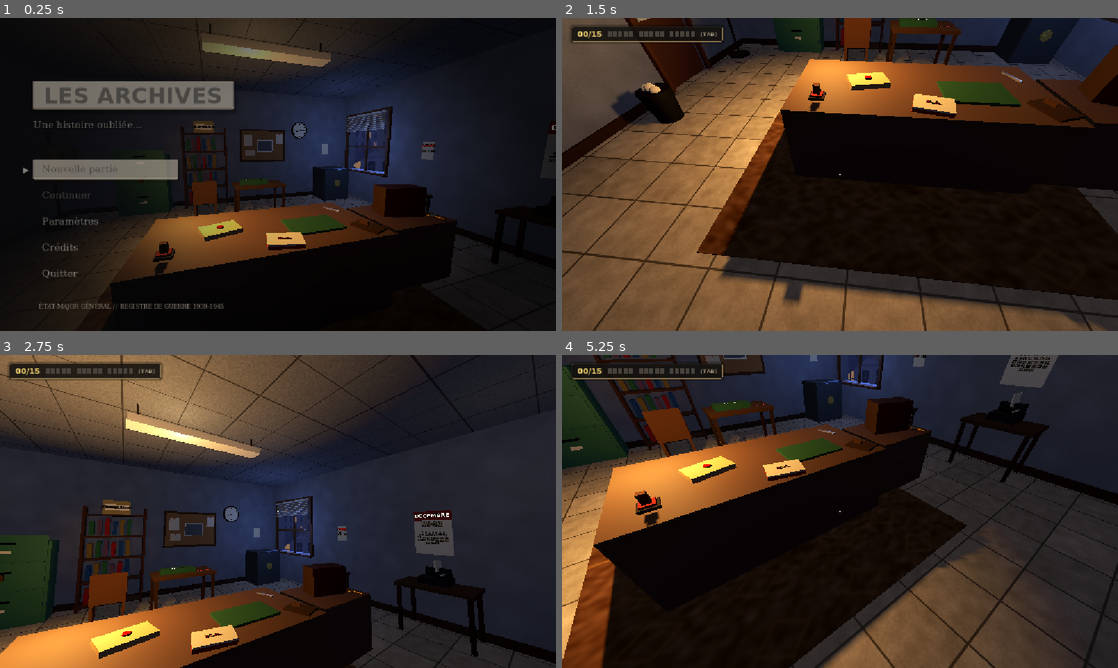
Above: before the commit, frames 1-4 (two rows, left to right).
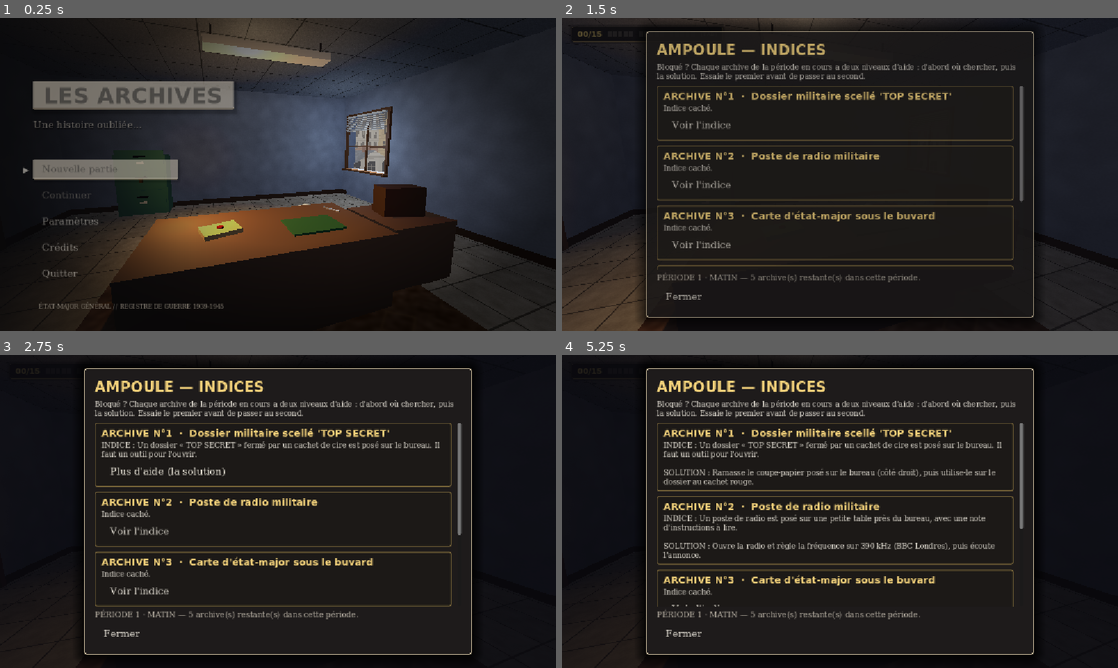
Above: after the commit, the same moments.

Repository: NexorrDev/Godot-WW2
Game: Godot game, scene res://scenes/main_game.tscn
Two runs of this game, one before a commit and one after it. Both use one fixed random seed, a clock stepped at 60 frames per second and the inputs below.
Inputs (mouse positions are in pixels of both pictures, inside the frame that each line leads up to):
- Up to frame 1 (0.25 s): no input
- Up to frame 2 (1.5 s): click "Nouvelle partie" at 0.5 s; click (589, 302) at 1.27 s
- Up to frame 3 (2.75 s): click (172, 461) at 2 s, where only the run after the commit has a clickable "Voir l'indice"
- Up to frame 4 (5.25 s): click (734, 470) at 2.75 s, where only the run after the commit has a clickable "Plus d'aide (la solution)"; click (734, 536) at 3.5 s, where only the run after the commit has a clickable "Voir l'indice"; click (734, 545) at 4.25 s, where only the run after the commit has a clickable "Plus d'aide (la solution)"; click (734, 608) at 5 s, where only the run after the commit has a clickable "Voir l'indice"

The runs differ from the first frame. In frame 1, 25% of the frame differs, in the area x 25-100%, y 8-86%; in frame 2, 62%, in the area x 0-100%, y 0-100%; in frame 3, 54%; in frame 4, 51%.

Commit message:
Fil narratif par periodes (1-5, 6-10, 11-15), ambiances matin/midi/soir, ampoule d'indices (touche H)
Co-Authored-By: Claude Sonnet 5.5 <noreply@anthropic.com>
Claude-Session: https://claude.ai/code/session_019jx8jc2EtZW8BPq9GZRgmx

Diff:
--- a/ww-2-archives-game/scenes/main_game.tscn
+++ b/ww-2-archives-game/scenes/main_game.tscn
@@ -29,6 +29,8 @@
 [ext_resource type="Script" path="res://scripts/ending_screen.gd" id="36_ending"]
 [ext_resource type="Script" path="res://scripts/coin_periode2.gd" id="37_coin2"]
 [ext_resource type="Script" path="res://scripts/coin_periode3.gd" id="38_coin3"]
+[ext_resource type="Script" path="res://scripts/enigmas/enigma_hint.gd" id="39_hint"]
+[ext_resource type="Script" path="res://scripts/hint_bulb.gd" id="40_bulb"]
 [ext_resource type="PackedScene" path="res://scenes/carnet_archives.tscn" id="8_carnet"]
 [ext_resource type="Script" path="res://scripts/radio_item.gd" id="9_radio_item"]
 [ext_resource type="PackedScene" path="res://scenes/enigmas/enigma_radio.tscn" id="10_enigma_radio"]
@@ -292,6 +294,12 @@
 [node name="EndingScreen" type="CanvasLayer" parent="."]
 script = ExtResource("36_ending")
 
+[node name="EnigmaHint" type="CanvasLayer" parent="."]
+script = ExtResource("39_hint")
+
+[node name="HintBulb" type="CanvasLayer" parent="."]
+script = ExtResource("40_bulb")
+
 [node name="EnigmaCarte" type="CanvasLayer" parent="."]
 script = ExtResource("17_enigma_carte")
 
--- a/ww-2-archives-game/scripts/coin_machine.gd
+++ b/ww-2-archives-game/scripts/coin_machine.gd
@@ -31,6 +31,10 @@
 	return l
 
 func _ready() -> void:
+	_build()
+	PeriodGate.bind(self, 2)
+
+func _build() -> void:
 	if get_child_count() > 0:
 		return
 	# Petite table (le mur est est à x = +3,6 : la pièce est à -x, donc l'avant regarde -x)
--- a/ww-2-archives-game/scripts/coin_midway.gd
+++ b/ww-2-archives-game/scripts/coin_midway.gd
@@ -16,6 +16,10 @@
 	return m
 
 func _ready() -> void:
+	_build()
+	PeriodGate.bind(self, 2)
+
+func _build() -> void:
 	if get_child_count() > 0:
 		return
 	# --- Tableau en liège, mur nord (z = -3,3), face vers +z ---
--- a/ww-2-archives-game/scripts/coin_periode2.gd
+++ b/ww-2-archives-game/scripts/coin_periode2.gd
@@ -5,6 +5,10 @@
 ## (Stalingrad), boîte « Méditerranée » en haut de l'étagère + chaise (Sicile). Placeholders pour Louka.
 
 func _ready() -> void:
+	_build()
+	PeriodGate.bind(self, 2)
+
+func _build() -> void:
 	if get_child_count() > 0:
 		return
 	_build_boussole()
--- a/ww-2-archives-game/scripts/coin_periode3.gd
+++ b/ww-2-archives-game/scripts/coin_periode3.gd
@@ -10,6 +10,10 @@
 var dossier_noir: StaticBody3D
 
 func _ready() -> void:
+	_build()
+	PeriodGate.bind(self, 3)
+
+func _build() -> void:
 	if get_child_count() > 0:
 		return
 	_build_tableau_normandie()
--- /dev/null
+++ b/ww-2-archives-game/scripts/enigmas/enigma_hint.gd
@@ -0,0 +1,99 @@
+extends OverlayBase
+
+## Panneau d'indices (ampoule) : une carte par date de la période en cours pas encore trouvée.
+## Chaque carte donne d'abord un indice sur où chercher, puis (à la demande) la solution.
+
+var levels := {}      # date_id -> 0 (rien) / 1 (où chercher) / 2 (solution)
+var list: VBoxContainer
+var scroll: ScrollContainer
+
+func _init() -> void:
+	super("hint_panel", "AMPOULE — INDICES")
+	_min_width = 760.0
+
+func _build_content() -> void:
+	vb.add_child(hint("Bloqué ? Chaque archive de la période en cours a deux niveaux d'aide : d'abord où chercher, puis la solution. Essaie le premier avant de passer au second."))
+	scroll = ScrollContainer.new()
+	scroll.custom_minimum_size = Vector2(760, 380)
+	scroll.horizontal_scroll_mode = ScrollContainer.SCROLL_MODE_DISABLED
+	vb.add_child(scroll)
+	list = VBoxContainer.new()
+	list.add_theme_constant_override("separation", 10)
+	list.custom_minimum_size = Vector2(740, 0)
+	scroll.add_child(list)
+
+func _on_open() -> void:
+	_rebuild()
+
+func open_hints() -> void:
+	open_overlay()
+
+func _rebuild() -> void:
+	for c in list.get_children():
+		list.remove_child(c)
+		c.queue_free()
+	var period: int = GameManager.current_period
+	var shown := 0
+	for id in HistoricalData.DATES.keys():
+		var info: Dictionary = HistoricalData.get_date_info(id)
+		if info.get("period", 0) != period or GameManager.is_date_unlocked(id):
+			continue
+		shown += 1
+		list.add_child(_card(id, info))
+	if shown == 0:
+		var l := hint("Toutes les archives de cette période sont trouvées. Bravo !")
+		list.add_child(l)
+	var names := {1: "PÉRIODE 1 · MATIN", 2: "PÉRIODE 2 · MIDI", 3: "PÉRIODE 3 · SOIR"}
+	say("%s — %d archive(s) restante(s) dans cette période." % [names.get(period, ""), shown])
+
+func _card(id: String, info: Dictionary) -> Control:
+	var pc := PanelContainer.new()
+	var sb := StyleBoxFlat.new()
+	sb.bg_color = Color(0.11, 0.10, 0.09, 0.95)
+	sb.border_color = Color(0.55, 0.46, 0.25, 0.8)
+	sb.set_border_width_all(2)
+	sb.set_corner_radius_all(4)
+	sb.content_margin_left = 14
+	sb.content_margin_right = 14
+	sb.content_margin_top = 10
+	sb.content_margin_bottom = 10
+	pc.add_theme_stylebox_override("panel", sb)
+	var v := VBoxContainer.new()
+	v.add_theme_constant_override("separation", 6)
+	pc.add_child(v)
+	var idx := HistoricalData.DATES.keys().find(id) + 1
+	var t := Label.new()
+	t.text = "ARCHIVE N°%d  ·  %s" % [idx, info.get("object_name", "")]
+	t.add_theme_font_override("font", UIStyle.font_title())
+	t.add_theme_font_size_override("font_size", 20)
+	t.add_theme_color_override("font_color", UIStyle.GOLD)
+	v.add_child(t)
+	var body := Label.new()
+	body.add_theme_font_override("font", UIStyle.font_mono())
+	body.add_theme_font_size_override("font_size", 15)
+	body.add_theme_color_override("font_color", UIStyle.TEXT)
+	body.autowrap_mode = TextServer.AUTOWRAP_WORD_SMART
+	body.custom_minimum_size = Vector2(700, 0)
+	v.add_child(body)
+	var btn := UIStyle.make_menu_button("Voir l'indice")
+	v.add_child(btn)
+	var refresh := func():
+		var lv: int = levels.get(id, 0)
+		var hs: Array = HintData.HINTS.get(id, ["", ""])
+		if lv == 0:
+			body.text = "Indice caché."
+			btn.text = "Voir l'indice"
+			btn.visible = true
+		elif lv == 1:
+			body.text = "INDICE : " + hs[0]
+			btn.text = "Plus d'aide (la solution)"
+			btn.visible = true
+		else:
+			body.text = "INDICE : " + hs[0] + "\n\nSOLUTION : " + hs[1]
+			btn.visible = false
+	btn.pressed.connect(func():
+		levels[id] = mini(levels.get(id, 0) + 1, 2)
+		Sfx.play("click", -6.0)
+		refresh.call())
+	refresh.call()
+	return pc
--- /dev/null
+++ b/ww-2-archives-game/scripts/hint_bulb.gd
@@ -0,0 +1,79 @@
+extends CanvasLayer
+class_name HintBulb
+
+## Icône d'ampoule en bas à gauche (touche H sur PC) : ouvre le panneau d'indices.
+## Elle se met à pulser doucement si rien n'a été trouvé depuis un moment (joueur bloqué).
+
+const IDLE_BEFORE_PULSE := 90.0
+
+var btn: Button
+var icon: Control
+var idle := 0.0
+var t := 0.0
+
+func _ready() -> void:
+	layer = 15
+	process_mode = Node.PROCESS_MODE_ALWAYS
+	btn = Button.new()
+	btn.flat = true
+	btn.focus_mode = Control.FOCUS_NONE
+	btn.anchor_top = 1.0
+	btn.anchor_bottom = 1.0
+	btn.offset_left = 22
+	btn.offset_right = 22 + 78
+	btn.offset_top = -22 - 78
+	btn.offset_bottom = -22
+	btn.tooltip_text = "Indices (H)"
+	btn.add_to_group("touch_block")
+	btn.pressed.connect(_open)
+	add_child(btn)
+	icon = Control.new()
+	icon.mouse_filter = Control.MOUSE_FILTER_IGNORE
+	icon.set_anchors_preset(Control.PRESET_FULL_RECT)
+	icon.draw.connect(_draw_icon)
+	btn.add_child(icon)
+	GameManager.date_unlocked.connect(func(_i, _d): idle = 0.0)
+	visible = false
+
+func _player() -> Node:
+	var p := get_tree().get_nodes_in_group("player")
+	return p[0] if p.size() > 0 else null
+
+func _process(delta: float) -> void:
+	var pl := _player()
+	var show: bool = pl != null and pl.get("can_control") == true
+	visible = show
+	if show:
+		idle += delta
+	t += delta
+	icon.queue_redraw()
+
+func _open() -> void:
+	idle = 0.0
+	get_tree().call_group("hint_panel", "open_hints")
+
+func _unhandled_input(event: InputEvent) -> void:
+	if event is InputEventKey and event.pressed and not event.echo and event.keycode == KEY_H and visible:
+		_open()
+		get_viewport().set_input_as_handled()
+
+func _draw_icon() -> void:
+	var c := Vector2(39, 36)
+	var pulse := 0.0
+	if idle > IDLE_BEFORE_PULSE:
+		pulse = 0.5 + 0.5 * sin(t * 3.0)
+	# halo + fond
+	icon.draw_circle(c, 38.0, Color(0.08, 0.07, 0.05, 0.62))
+	if pulse > 0.0:
+		icon.draw_circle(c, 38.0 + pulse * 6.0, Color(1.0, 0.85, 0.35, 0.18 + 0.25 * pulse))
+	icon.draw_arc(c, 37.0, 0, TAU, 40, Color(0.88, 0.78, 0.5, 0.85), 3.0)
+	var glass := Color(1.0, 0.90, 0.42) if pulse > 0.0 else Color(0.96, 0.88, 0.62)
+	if pulse > 0.0:
+		glass = glass.lerp(Color(1.0, 1.0, 0.75), pulse)
+	# ampoule
+	icon.draw_circle(c + Vector2(0, -6), 14.0, glass)
+	icon.draw_colored_polygon(PackedVector2Array([c + Vector2(-8, 4), c + Vector2(8, 4), c + Vector2(5, 14), c + Vector2(-5, 14)]), glass)
+	icon.draw_line(c + Vector2(-6, 18), c + Vector2(6, 18), Color(0.7, 0.68, 0.62), 3.0)
+	icon.draw_line(c + Vector2(-4, 23), c + Vector2(4, 23), Color(0.7, 0.68, 0.62), 3.0)
+	# filament
+	icon.draw_polyline(PackedVector2Array([c + Vector2(-4, 12), c + Vector2(-3, -2), c + Vector2(0, 2), c + Vector2(3, -2), c + Vector2(4, 12)]), Color(0.6, 0.4, 0.1), 1.6)
--- /dev/null
+++ b/ww-2-archives-game/scripts/hint_data.gd
@@ -0,0 +1,38 @@
+extends RefCounted
+class_name HintData
+
+## Indices pour chaque date : niveau 1 = où chercher, niveau 2 = la solution.
+## (Ordre = ordre des 15 dates ; les clés sont les identifiants de HistoricalData.)
+
+const HINTS: Dictionary = {
+	"pologne_1939": ["Un dossier « TOP SECRET » fermé par un cachet de cire est posé sur le bureau. Il faut un outil pour l'ouvrir.",
+		"Ramasse le coupe-papier posé sur le bureau (côté droit), puis utilise-le sur le dossier au cachet rouge."],
+	"declaration_guerre_1939": ["Un poste de radio est posé sur une petite table près du bureau, avec une note d'instructions à lire.",
+		"Ouvre la radio et règle la fréquence sur 390 kHz (BBC Londres), puis écoute l'annonce."],
+	"offensive_ouest_1940": ["Le sous-main vert sur le bureau cache une carte d'Europe.",
+		"Soulève le sous-main, puis place les 3 pions sur les zones de l'offensive allemande de mai 1940 : Pays-Bas, Belgique et Ardennes (percée de Sedan)."],
+	"armistice_1940": ["Une pendule est accrochée au mur et une corbeille à papier est posée par terre, le long du même mur. Fouille la corbeille.",
+		"Le brouillon de la corbeille donne l'heure de la signature de l'armistice : 18 h 36. Va à la pendule et règle les aiguilles sur 18 h 36 (petite aiguille entre le 6 et le 7, grande aiguille sur le 36)."],
+	"barbarossa_1941": ["Au fond de la pièce, le classeur vert a un tiroir fermé par un cadenas. Un mémo est posé dessus : lis-le.",
+		"Le code est l'année qui suit l'armistice de 1940 : 1941. Entre 1-9-4-1 sur le cadenas du tiroir du milieu."],
+	"pearl_harbor_1941": ["Dans un coin de la pièce, une machine à écrire est posée sur un meuble, avec un calendrier bloqué sur décembre 1941. Examine-les.",
+		"Le mot de code de l'attaque est TORA (« tigre » en japonais). Utilise la machine à écrire et tape T-O-R-A."],
+	"midway_1942": ["Une photo aérienne du Pacifique est accrochée sur le mur du fond. À l'œil nu, les navires ne sont que des points : il faut un instrument grossissant.",
+		"Ramasse la loupe, posée sur la petite table de la radio, puis examine la photo. Déplace la loupe et clique sur le porte-avions japonais en flammes (l'Akagi, à droite de la photo)."],
+	"el_alamein_1942": ["Contre le mur de la machine à écrire : une boussole est posée sur un tabouret et un ordre de mission est accroché au mur juste au-dessus. Lis l'ordre.",
+		"L'ordre dit « CAP : SE » (Sud-Est, vers le canal de Suez). Maintiens le clic pour tourner l'aiguille vers le Sud-Est (entre l'Est et le Sud, environ 135°), puis valide."],
+	"stalingrad_1943": ["Un portemanteau près du mur porte une veste militaire allemande. Fouille ses poches.",
+		"La lettre est dans la poche de poitrine (celle du milieu), prise dans la glace : maintiens le clic dessus jusqu'à ce qu'elle dégèle."],
+	"sicile_1943": ["Tout en haut de l'étagère, une boîte « MÉDITERRANÉE » est hors d'atteinte. Une chaise est posée à proximité.",
+		"Interagis avec la chaise pour la faire glisser contre l'étagère, puis consulte la boîte."],
+	"normandie_1944": ["Un tableau en liège sur le mur porte cinq photos de plages (A à E) et cinq secteurs à relier.",
+		"A = Omaha (américains, falaises) · B = Juno (canadiens) · C = Utah (américains, dunes, à l'ouest) · D = Sword (britanniques et commandos français, à l'est) · E = Gold (britanniques, au centre)."],
+	"bagration_1944": ["Un tampon encreur d'état-major est posé près du bureau, et un dossier d'état-major attend d'être tamponné. Ramasse d'abord le tampon.",
+		"Bagration est une offensive soviétique : tamponne le dossier de l'Armée rouge (K.A.)."],
+	"elbe_1945": ["Un cadre photo est posé face contre la table, près du bureau. Retourne-le.",
+		"Fais glisser les deux moitiés l'une contre l'autre pour raccorder la déchirure : on doit voir la poignée de main entre un soldat américain et un soldat soviétique."],
+	"capitulation_1945": ["Un coffre-fort est dans un coin du fond de la pièce. Une note est punaisée au mur juste à côté : lis-la.",
+		"Le code est l'année de la jonction sur l'Elbe : 1945. Règle les chiffres sur 1-9-4-5."],
+	"hiroshima_1945": ["Prends le dossier noir « PROJET MANHATTAN » dans le coffre ouvert, puis regarde l'horloge arrêtée sur le mur du fond. La table de classement attend le dossier.",
+		"L'horloge est arrêtée sur 8 h 15 : à la table centrale, entre 0-8-1-5 pour classer le dossier."],
+}
--- a/ww-2-archives-game/scripts/hud_progression.gd
+++ b/ww-2-archives-game/scripts/hud_progression.gd
@@ -11,9 +11,9 @@
 const TOAST_HOLD: float = 3.2
 
 const PERIOD_NAMES: Dictionary = {
-	1: "PÉRIODE 1 · LES VICTOIRES DE L'AXE (1939-1941)",
-	2: "PÉRIODE 2 · LE TOURNANT DE LA GUERRE (1942-1943)",
-	3: "PÉRIODE 3 · LA VICTOIRE DES ALLIÉS (1944-1945)",
+	1: "PÉRIODE 1 · LES VICTOIRES DE L'AXE (1939-1941) · MATIN",
+	2: "PÉRIODE 2 · LE TOURNANT DE LA GUERRE (1942-1943) · MIDI",
+	3: "PÉRIODE 3 · LA VICTOIRE DES ALLIÉS (1944-1945) · SOIR",
 }
 
 @onready var root_control: Control = $RootControl
--- a/ww-2-archives-game/scripts/office_room.gd
+++ b/ww-2-archives-game/scripts/office_room.gd
@@ -6,7 +6,7 @@
 ##
 ## Contenu : sol carrelé, murs en plâtre, plafond à dalles, porte des archives (mur ouest),
 ## fenêtre à store (mur est) avec vue sur la ville, plinthes,
-## éclairage et ambiance qui changent avec la période (nuit / aube / jour).
+## éclairage et ambiance qui changent avec la période (matin / midi-après-midi / soir).
 ##
 ## Repère : x vers l'est, z vers le sud. La pièce fait 7,2 m (x) sur 6,6 m (z), 3 m sous plafond.
 ## Le fond de la pièce (étagères, classeurs verts, tableau en liège) est le mur nord (z = -3,3).
@@ -31,23 +31,23 @@
 
 ## Une entrée par période. Les valeurs sont mélangées en fondu quand la période change.
 const PRESETS: Dictionary = {
-	1: { # NUIT FROIDE : lune bleue par la fenêtre, lampe de bureau chaude, crépuscule dehors
-		"light_color": Color(0.42, 0.56, 1.0), "light_energy": 0.95, "light_dir": Vector3(-0.78, -0.50, 0.30),
-		"ambient_color": Color(0.13, 0.15, 0.24), "ambient_energy": 0.85, "ceiling": 0.10, "corner": 0.03,
-		"lamp": 1.7, "fill_color": Color(0.45, 0.56, 0.85), "fill": 0.40,
-		"bg": Color(0.02, 0.02, 0.04), "sky": "dusk",
+	1: { # MATIN : lumière claire et fraîche qui entre par la fenêtre est, soleil encore bas
+		"light_color": Color(1.0, 0.91, 0.76), "light_energy": 1.35, "light_dir": Vector3(-0.82, -0.40, 0.25),
+		"ambient_color": Color(0.30, 0.34, 0.44), "ambient_energy": 0.9, "ceiling": 0.30, "corner": 0.08,
+		"lamp": 1.2, "fill_color": Color(0.80, 0.88, 1.0), "fill": 0.45,
+		"bg": Color(0.10, 0.12, 0.16), "sky": "morning",
 	},
-	2: { # AUBE : lumière orangée rasante
-		"light_color": Color(1.0, 0.70, 0.46), "light_energy": 1.25, "light_dir": Vector3(-0.92, -0.26, 0.22),
-		"ambient_color": Color(0.30, 0.26, 0.32), "ambient_energy": 0.75, "ceiling": 0.22, "corner": 0.07,
-		"lamp": 1.7, "fill_color": Color(1.0, 0.65, 0.40), "fill": 0.7,
-		"bg": Color(0.05, 0.04, 0.06), "sky": "dawn",
+	2: { # MIDI / APRÈS-MIDI : soleil haut, lumière blanche et franche
+		"light_color": Color(1.0, 0.97, 0.88), "light_energy": 1.9, "light_dir": Vector3(-0.58, -0.78, 0.15),
+		"ambient_color": Color(0.52, 0.54, 0.58), "ambient_energy": 1.0, "ceiling": 0.22, "corner": 0.12,
+		"lamp": 0.4, "fill_color": Color(1.0, 0.98, 0.92), "fill": 0.5,
+		"bg": Color(0.20, 0.22, 0.25), "sky": "day",
 	},
-	3: { # PLEIN JOUR : soleil franc, lampe presque inutile
-		"light_color": Color(1.0, 0.95, 0.82), "light_energy": 1.7, "light_dir": Vector3(-0.72, -0.66, 0.18),
-		"ambient_color": Color(0.52, 0.54, 0.58), "ambient_energy": 1.0, "ceiling": 0.25, "corner": 0.12,
-		"lamp": 0.5, "fill_color": Color(1.0, 0.97, 0.9), "fill": 0.5,
-		"bg": Color(0.20, 0.22, 0.25), "sky": "day",
+	3: { # SOIR : soleil couchant orange-rouge, ombres longues, lampe de bureau allumée
+		"light_color": Color(1.0, 0.52, 0.24), "light_energy": 1.35, "light_dir": Vector3(-0.94, -0.17, 0.2),
+		"ambient_color": Color(0.30, 0.22, 0.28), "ambient_energy": 0.8, "ceiling": 0.28, "corner": 0.08,
+		"lamp": 1.7, "fill_color": Color(1.0, 0.50, 0.28), "fill": 0.6,
+		"bg": Color(0.07, 0.05, 0.07), "sky": "evening",
 	},
 }
 
--- /dev/null
+++ b/ww-2-archives-game/scripts/period_gate.gd
@@ -0,0 +1,15 @@
+extends RefCounted
+class_name PeriodGate
+
+## Fil narratif : les objets d'une période n'existent (visibles et utilisables) que quand cette période est atteinte.
+## Période 1 (matin) : dates 1-5 ; période 2 (midi / après-midi) : dates 6-10 ; période 3 (soir) : dates 11-15.
+## On désactive le nœud (process_mode DISABLED) : ses collisions sortent du monde physique, donc plus de visée possible.
+
+static func bind(node: Node3D, period: int) -> void:
+	var refresh := func():
+		var open: bool = GameManager.current_period >= period
+		node.visible = open
+		node.process_mode = Node.PROCESS_MODE_INHERIT if open else Node.PROCESS_MODE_DISABLED
+	GameManager.period_changed.connect(func(_p): refresh.call())
+	GameManager.game_loaded.connect(refresh)
+	refresh.call()
--- a/ww-2-archives-game/scripts/touch_controls.gd
+++ b/ww-2-archives-game/scripts/touch_controls.gd
@@ -100,6 +100,9 @@
 	for b in [_btn_act, _btn_menu, _btn_back]:
 		if b.visible and b.get_global_rect().has_point(pos):
 			return true
+	for n in get_tree().get_nodes_in_group("touch_block"):
+		if n is Control and n.is_visible_in_tree() and n.get_global_rect().has_point(pos):
+			return true
 	return false
 
 func _input(event: InputEvent) -> void:
--- a/ww-2-archives-game/scripts/window_view.gd
+++ b/ww-2-archives-game/scripts/window_view.gd
@@ -13,6 +13,24 @@
 const GROUND_Y := -12.0   # niveau de la rue par rapport au sol de la salle
 
 const PRESETS: Dictionary = {
+	"morning": { # MATIN CLAIR
+		"sky_top": Color(0.33, 0.54, 0.90), "sky_horizon": Color(0.96, 0.89, 0.78),
+		"disc_dir": Vector3(1.0, 0.22, -0.78), "disc_size": 0.045, "disc_col": Color(1.0, 0.95, 0.80),
+		"glow_col": Color(1.0, 0.85, 0.60), "glow_amt": 0.75,
+		"stars": 0.0, "cloud_col": Color(1.0, 0.96, 0.92), "cloud_cover": 0.35,
+		"tint": Color(0.62, 0.62, 0.62), "fog_density": 0.009,
+		"lit_col": Color(1.0, 0.85, 0.55), "lit_amount": 0.15, "lit_ratio": 0.03,
+		"lamp_amt": 0.3, "smoke_col": Color(0.9, 0.9, 0.92, 0.5), "birds": 1.0,
+	},
+	"evening": { # SOIR : COUCHER DE SOLEIL
+		"sky_top": Color(0.16, 0.15, 0.42), "sky_horizon": Color(1.0, 0.42, 0.20),
+		"disc_dir": Vector3(1.0, 0.05, -0.78), "disc_size": 0.07, "disc_col": Color(1.0, 0.60, 0.28),
+		"glow_col": Color(1.0, 0.38, 0.14), "glow_amt": 1.4,
+		"stars": 0.1, "cloud_col": Color(1.0, 0.45, 0.35), "cloud_cover": 0.5,
+		"tint": Color(0.42, 0.28, 0.30), "fog_density": 0.014,
+		"lit_col": Color(1.0, 0.72, 0.38), "lit_amount": 0.9, "lit_ratio": 0.2,
+		"lamp_amt": 0.8, "smoke_col": Color(0.70, 0.40, 0.35, 0.55), "birds": 1.0,
+	},
 	"dusk": { # NUIT FROIDE
 		"sky_top": Color(0.015, 0.025, 0.08), "sky_horizon": Color(0.17, 0.19, 0.36),
 		"disc_dir": Vector3(1.0, 0.24, -0.78), "disc_size": 0.020, "disc_col": Color(0.92, 0.95, 1.0),
Not shown: 1 places in ww-2-archives-game/scenes/main_game.tscn that only renumber resources
Not shown, added: ww-2-archives-game/scripts/enigmas/enigma_hint.gd.uid
Not shown, added: ww-2-archives-game/scripts/hint_bulb.gd.uid
Not shown, added: ww-2-archives-game/scripts/hint_data.gd.uid
Not shown, added: ww-2-archives-game/scripts/period_gate.gd.uid
